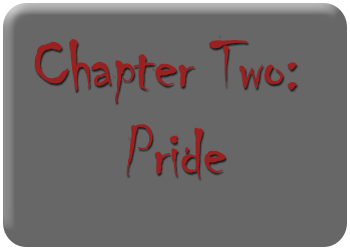
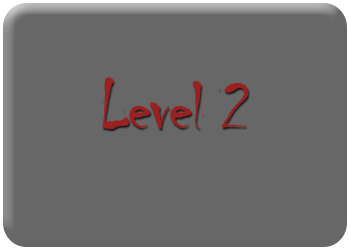
Layered file, before and after one edit (350x250). Changes by layer:
renamed "Chapter Two: Pride" to "Level 2", painted on it over [34, 34, 297, 179]
